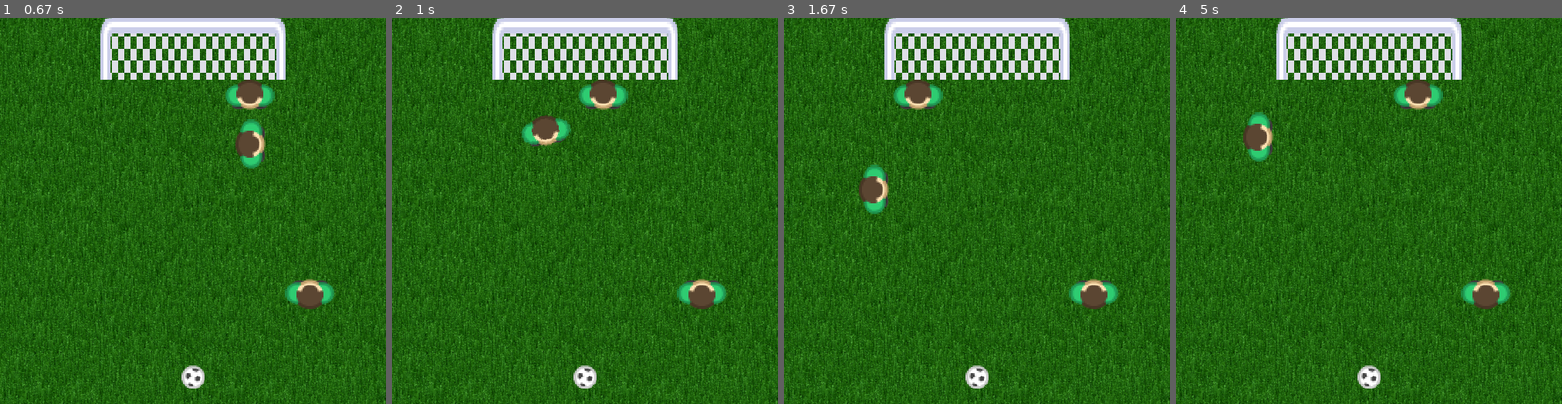
Above: before the commit, frames 1-4 (left to right).
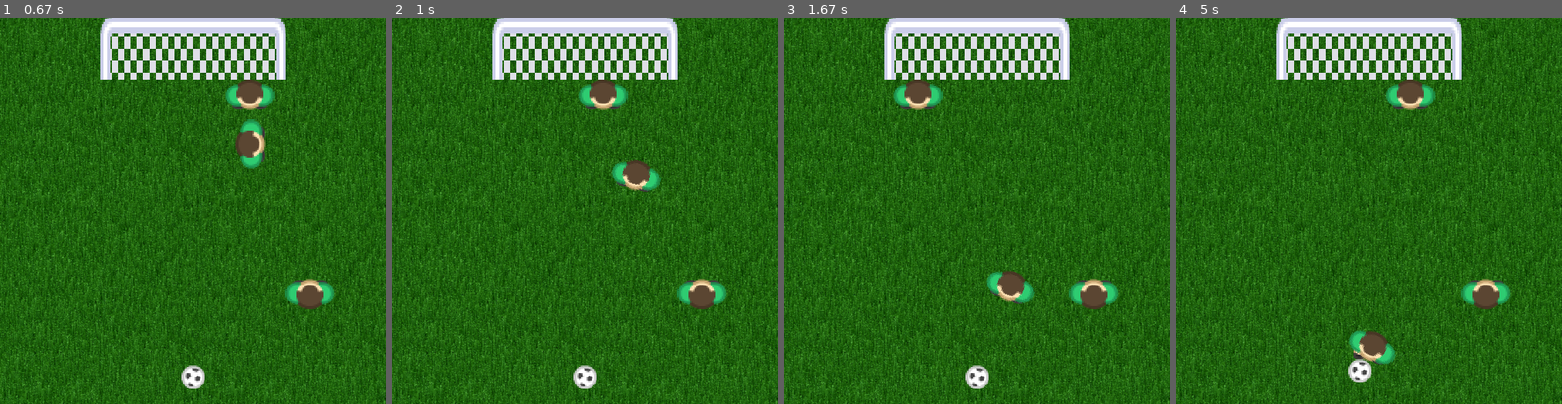
Above: after the commit, the same moments.

Repository: tara-nguyen/PyGame
Game: pygame game, started from MyFirstGameUsingClassesVer4.py
Same seed, same stepped clock (60 frames per second), same inputs: the game is played once before the commit and once after it.
Inputs:
- Up to frame 1 (0.67 s): hold S from 0.33 s (still down); hold Right from 0.33 s (still down)
- Up to frame 2 (1 s): release S at 0.8 s; release Right at 0.8 s; hold Right Shift from 0.83 s (still down); hold Right from 0.83 s (still down); tap Space at 0.9 s
- Up to frame 3 (1.67 s): tap Space at 1.2, 1.4 s; release Right Shift at 1.3 s; release Right at 1.3 s; hold Right from 1.33 s (still down)
- Up to frame 4 (5 s): tap Space at 1.7, 1.9, 2.23, 2.53, 2.73, 3.03, 3.3, 3.97, 4.27, 4.4, 4.8 s; release Right at 1.8 s; hold Up 1.83-2.13 s; hold Right 2.17-2.63 s; hold Left 2.67-3.2 s; hold Down 3.23-3.53 s; tap S at 3.57, 4.88 s; hold Left 3.9-4.3 s; hold Up 4.33-4.7 s; hold Right from 4.73 s (still down)

Frame 1 is identical in both runs. In frame 2, 1.5% of the frame differs, in the area x 33-70%, y 25-45%; in frame 3, 1.5%; in frame 4, 2.7%, in the area x 17-70%, y 16-96%.

Commit message:
Allow keypresses while ball is moving

Diff:
--- a/MyFirstGameUsingClassesVer4.py
+++ b/MyFirstGameUsingClassesVer4.py
@@ -69,15 +69,33 @@
 
 playing = True
 while playing:
-    # process events in the game
+    moveType, direction = None, None
+    moveKeysPressed = []
+    kickBall = False
+
     for event in pygame.event.get():
-        pressedKeys = pygame.key.get_pressed()
-        if event.type == pygame.QUIT or pressedKeys[pygame.K_ESCAPE] or \
-           (pressedKeys[pygame.K_LCTRL] and pressedKeys[pygame.K_w]):
+        print()
+        print('event:',event)
+        if (event.type == pygame.QUIT) or \
+           (event.type == pygame.KEYDOWN and event.key == pygame.K_ESCAPE):
             playing = False
+        elif event.type == pygame.KEYDOWN:
+            if event.key == pygame.K_s:
+                kickBall = True
+            elif event.key in moveKeys:
+                moveKeysPressed.append(event.key)
+##                print(moveKeysPressed)
+                for event2 in pygame.event.get():
+                    print('event2:',event2)
+                    if event2.type == pygame.KEYDOWN and \
+                       event2.key in moveKeys and \
+                       event2.key != event.key:
+                        moveKeysPressed.append(event2.key)
+##                        print(moveKeysPressed)
+                        print()
+                moveType, direction = bg.processMoveKeys(moveKeys,
+                                                         moveKeysPressed)
 
-    pressedKeys = pygame.key.get_pressed()
-    moveType, direction = bg.processMoveKeys(pressedKeys)
     striker.move(moveType, direction, ball)
     if striker.moved:
         striker.updateAll()
@@ -85,26 +103,30 @@
     goalkeeper.moveAcross(goal)
     goalkeeper.updateAll()
 
-    if pressedKeys[pygame.K_s]:
+    if kickBall:
         for player in players[1:]:
             if player.getDistToBall(ball)[2]<=goalkeeper.getDistToBall(ball)[2]:
                 player.kickBall(ball)
                 if player.touchedBall:
-                    bg.processMovements(ball, goal, players)
+                    bg.processMovements(ball, goal, players, moveKeys,
+                                        moveKeysPressed)
                     if ball.gkCaught:   # ball caught by goalkeeper
                         goalkeeper.speed = 0
                         pygame.time.wait(200)   # pause program for 200 ms
                         goalkeeper.kickBall(ball, gk=True)
                         ball.gkCaught = False   # reset
                         goalkeeper.speed = gkStartSpeed   # reset
-                        bg.processMovements(ball, goal, players)
-                    break
+                        bg.processMovements(ball, goal, players, moveKeys,
+                                            moveKeysPressed)
+                break
             else:
                 goalkeeper.kickBall(ball, gk=True)
                 if goalkeeper.touchedBall:
                     goalkeeper.speed = gkStartSpeed   # reset
                     ball.gkCaught = False
-                    bg.processMovements(ball, goal, players)
+                    bg.processMovements(ball, goal, players, moveKeys,
+                                        moveKeysPressed)
+                break
         if ball.inGoal:
             ball.reset()   # return to its original position
 
--- a/NonplayerClasses.py
+++ b/NonplayerClasses.py
@@ -34,8 +34,7 @@
 
     def getFile(self, imageName):
         '''This function returns the link to the images stored in the computer.'''
-        file = 'ImagesInPyGame/' + imageName + '.png'
-        return file
+        return 'ImagesInPyGame/' + imageName + '.png'
 
     def loadImage(self, imageName, newWidth=None, newHeight=None):
         '''This function loads an image into PyGame and resizes it if required.'''
@@ -48,16 +47,17 @@
             image = pygame.transform.scale(image, (newWidth, newHeight))
         return image
 
-    def processMoveKeys(self, pressedKeys):
-        '''This function processes pressed keys that will initiate
-        player movements.'''
+    def processMoveKeys(self, moveKeys, moveKeysPressed):
+        '''This function processes pressed keys that will
+        initiate player movements.'''
         moveType, direction = None, None
         directions = 'left', 'right', 'up', 'down'
-        keys = (pygame.K_LEFT, pygame.K_RIGHT, pygame.K_UP, pygame.K_DOWN,
-                pygame.K_SPACE, pygame.K_RSHIFT)
         pressed = []
-        for key in keys:
-            pressed.append(pressedKeys[key])
+        for key in moveKeys:
+            if key in moveKeysPressed:
+                pressed.append(1)
+            else:
+                pressed.append(0)
         if sum(pressed) == 1:   # only one key pressed
             if pressed.index(1) < 4:   # LEFT, RIGHT, UP, or DOWN key
                 moveType = 'straight'
@@ -66,7 +66,7 @@
                 moveType = 'to ball'
         elif sum(pressed) == 2:   # two keys pressed at the same time
             if pressed.index(1) < 2:   # LEFT or RIGHT key
-                if pressed.index(1,2) < 4:   # UP or DOWN key
+                if 1 in pressed[2:4]:   # UP or DOWN key
                     moveType = 'straight'
                     direction = directions[pressed.index(1,2)] + \
                                 directions[pressed.index(1)]
@@ -75,7 +75,7 @@
                     direction = directions[pressed.index(1)]
         return moveType, direction
 
-    def processMovements(self, ball, goal, players):
+    def processMovements(self, ball, goal, players, moveKeys, moveKeysPressed):
         '''This function processes the movements of the ball and
         of the goalkeeper while the ball is moving.
         players is an array listing the players in the game. The
@@ -91,6 +91,18 @@
         ball.speed = ball.initSpeed
         ball.moving = True
         while ball.moving and round(ball.speed) > 0:
+            moveType, direction = None, None
+            moveKeysPressed = []
+            for event in pygame.event.get():
+                if event.type == pygame.KEYDOWN:
+                    if event.key in moveKeys:
+                        moveKeysPressed.append(event.key)
+                        print(moveKeysPressed)
+                        moveType, direction = self.processMoveKeys(\
+                            moveKeys, moveKeysPressed)
+            players[1].move(moveType, direction, ball)
+            if players[1].moved:
+                players[1].updateAll()
             players[0].moveAcross(goal)
             players[0].updateAll()
             ball.setStep1()
